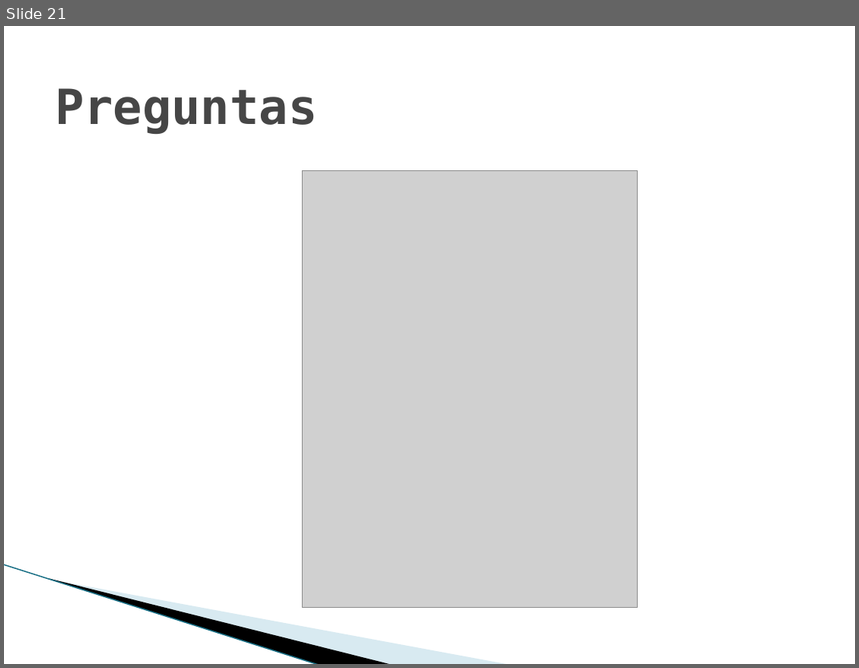
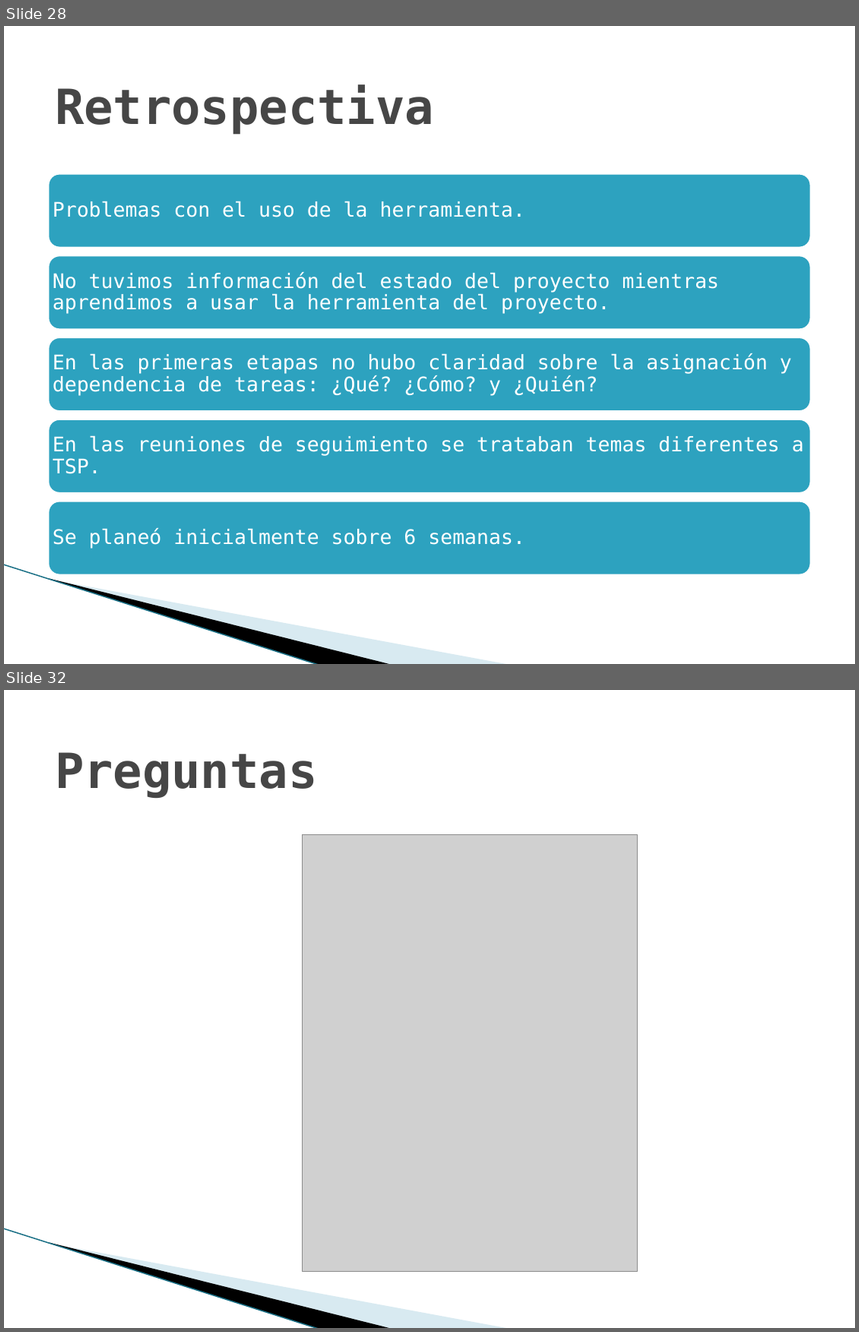
Before and after one commit to jlsarmientoh/tsp_change_counter, a slide deck: docs/NoteBook/Project cycle reports/TSPi – Ciclo 1.pptx. Shown one above the other, each under a label of ours: slide 21 before the commit, slides 28 and 32 after it; the slides between them are not shown. The pictures are 859x668 and 859x1332 pixels, drawn with LibreOffice and Linux fonts; fonts in the diff are those of the drawing; grey boxes stand for pictures; background and template pictures are left out. Boxes give left, top, right and bottom in pixels: in the first picture for what was removed or moved away, otherwise in the second. Text is boxed around its words. In the diff, an @@ line names an element or a change of style, - is before the commit and + after.

```diff
--- a/docs/NoteBook/Project cycle reports/TSPi – Ciclo 1.pptx
+++ b/docs/NoteBook/Project cycle reports/TSPi – Ciclo 1.pptx
@@ slide 28 added at [4, 26, 855, 664], background #FFFFFF; not listed: 3 template elements that a slide beside it also shows @@
@@ title added at [55, 85, 434, 134], 41 pt, text #464646, bold @@
+Retrospectiva
@@ group added at [47, 173, 813, 577]: 5 rounded rectangles, 5 texts @@
+Problemas con el uso de la herramienta.
+No tuvimos información del estado del proyecto mientras aprendimos a usar la herramienta del proyecto.
+En las primeras etapas no hubo claridad sobre la asignación y dependencia de tareas: ¿Qué? ¿Cómo? y ¿Quién?
+En las reuniones de seguimiento se trataban temas diferentes a TSP.
+Se planeó inicialmente sobre 6 semanas.
@@ what was slide 21 is now slide 32 @@
```
Also in this commit, not shown: 13 other slides added, 3 slides removed, 1 other file.
